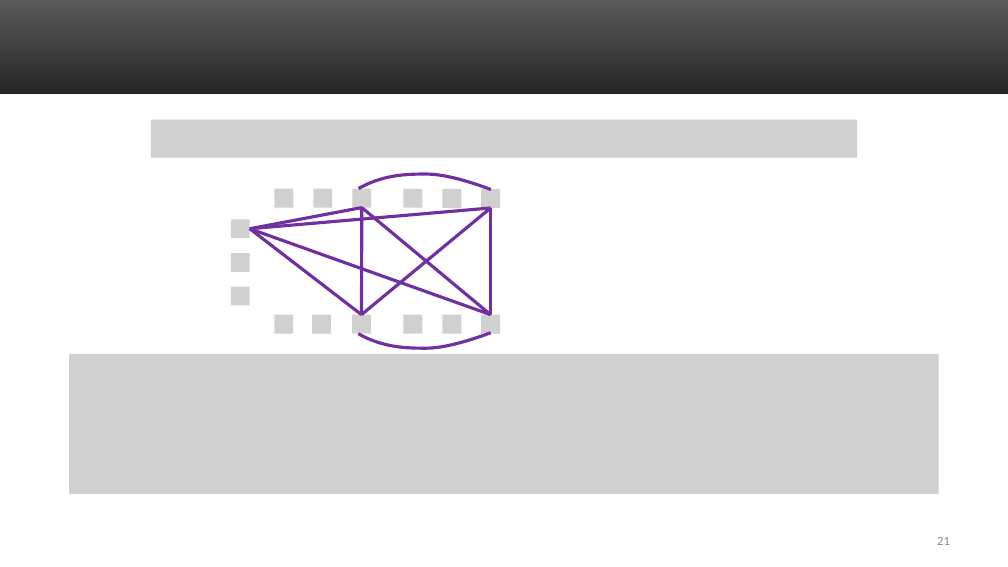
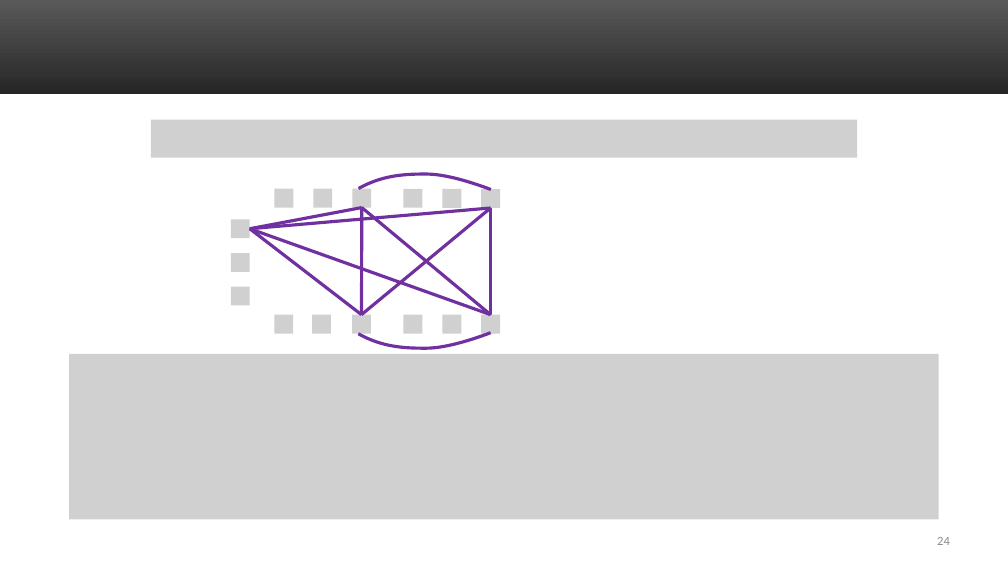
Before and after one commit to uva-cs/cs4102-f21, a slide deck: slide 24 of slides/npc-floryan-s21.pptx (slide 21 before the commit). Drawn at 1008x567 pixels with LibreOffice and Linux fonts; fonts in the diff are those of the drawing; grey boxes stand for pictures. Boxes give left, top, right and bottom in pixels: in the first picture for what was removed or moved away, otherwise in the second. Text is boxed around its words. In the diff, an @@ line names an element or a change of style, - is before the commit and + after.

```diff
--- a/slides/npc-floryan-s21.pptx
+++ b/slides/npc-floryan-s21.pptx
@@ picture: place and size @@
-picture at bbox=[69, 354, 938, 494]
+picture at bbox=[69, 354, 938, 520]
@@ page number at bbox=[937, 537, 950, 545]: text changed @@
-21
+24
```
Also in this commit, not shown: 2 other slides changed, 3 slides added, 4 other files.
